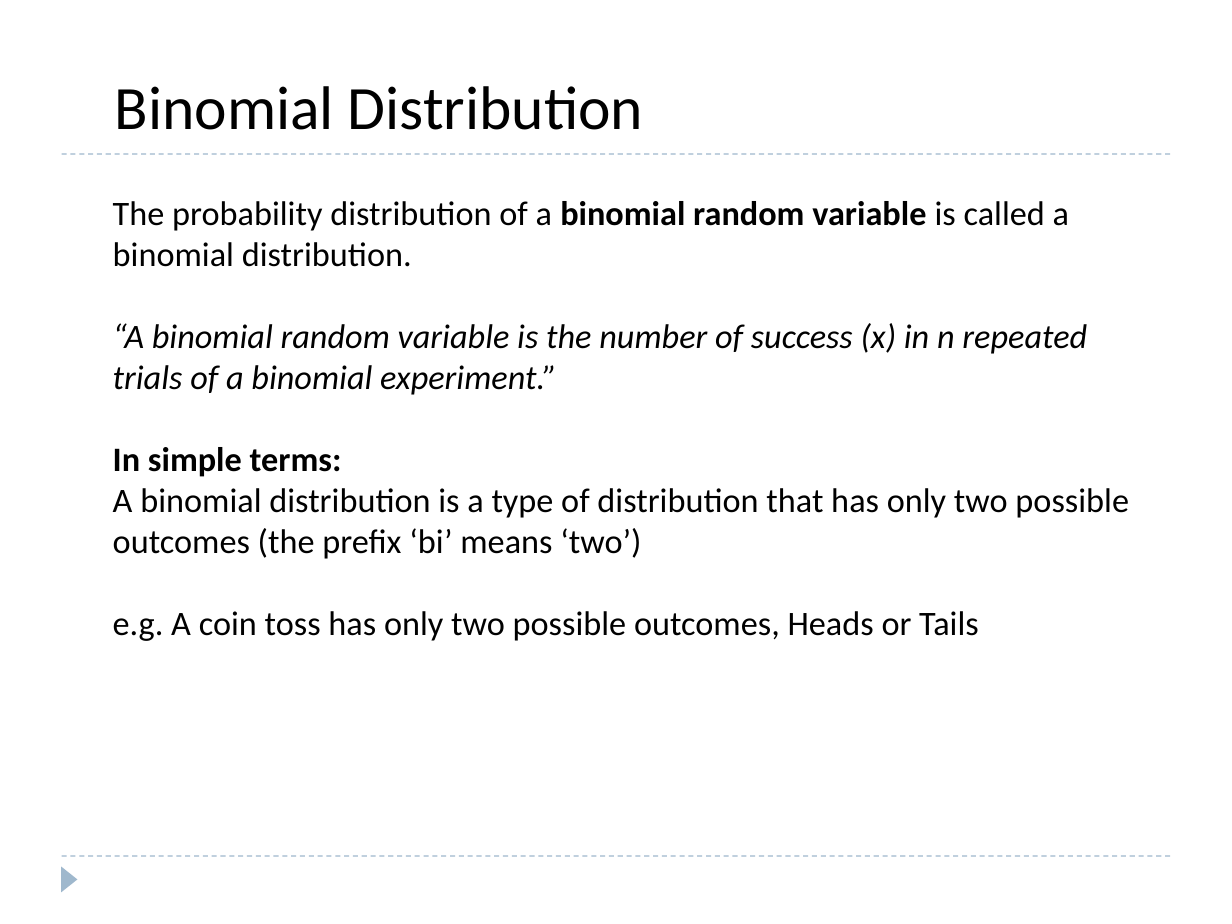
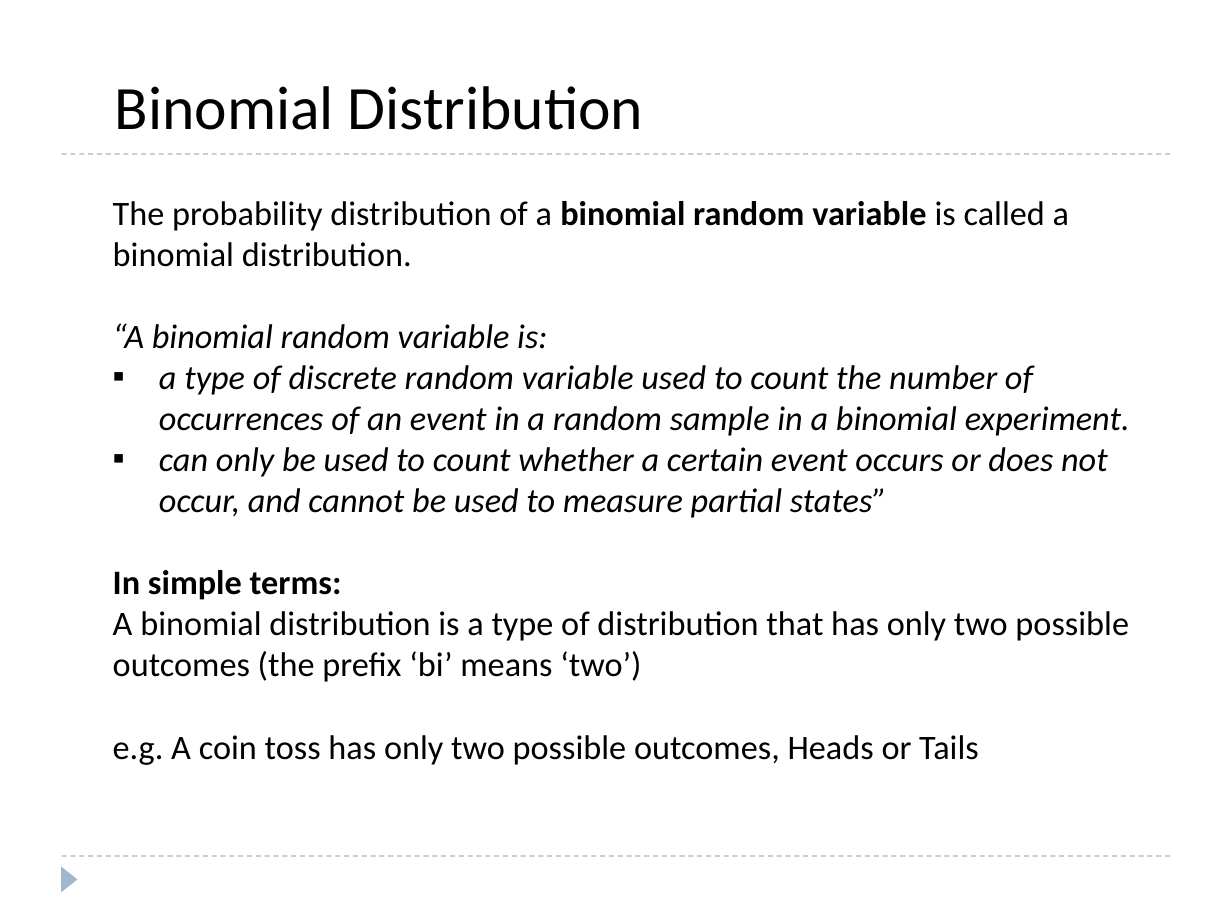
Before and after one commit to roushanprasad/DataScience_ML, a slide deck: slide 21 of Stats/007_Inferential/007.3-Distribution/007.4-Distribution.pptx. Drawn at 1232x924 pixels with LibreOffice and Linux fonts; fonts in the diff are those of the drawing. Boxes give left, top, right and bottom in pixels: in the first picture for what was removed or moved away, otherwise in the second. Text is boxed around its words. In the diff, an @@ line names an element or a change of style, - is before the commit and + after.

```diff
--- a/Stats/007_Inferential/007.3-Distribution/007.4-Distribution.pptx
+++ b/Stats/007_Inferential/007.3-Distribution/007.4-Distribution.pptx
@@ text at box(113, 323, 1130, 518): text changed @@
-“A binomial random variable is the number of success (x) in n repeated trials of a binomial experiment.”
+“A binomial random variable is:
+▪ a type of discrete random variable used to count the number of occurrences of an event in a random sample in a binomial experiment.
+▪ can only be used to count whether a certain event occurs or does not occur, and cannot be used to measure partial states”
```
Also in this commit, not shown: 5 other slides changed, 3 slides added, 1 slide removed, 1 other file.
